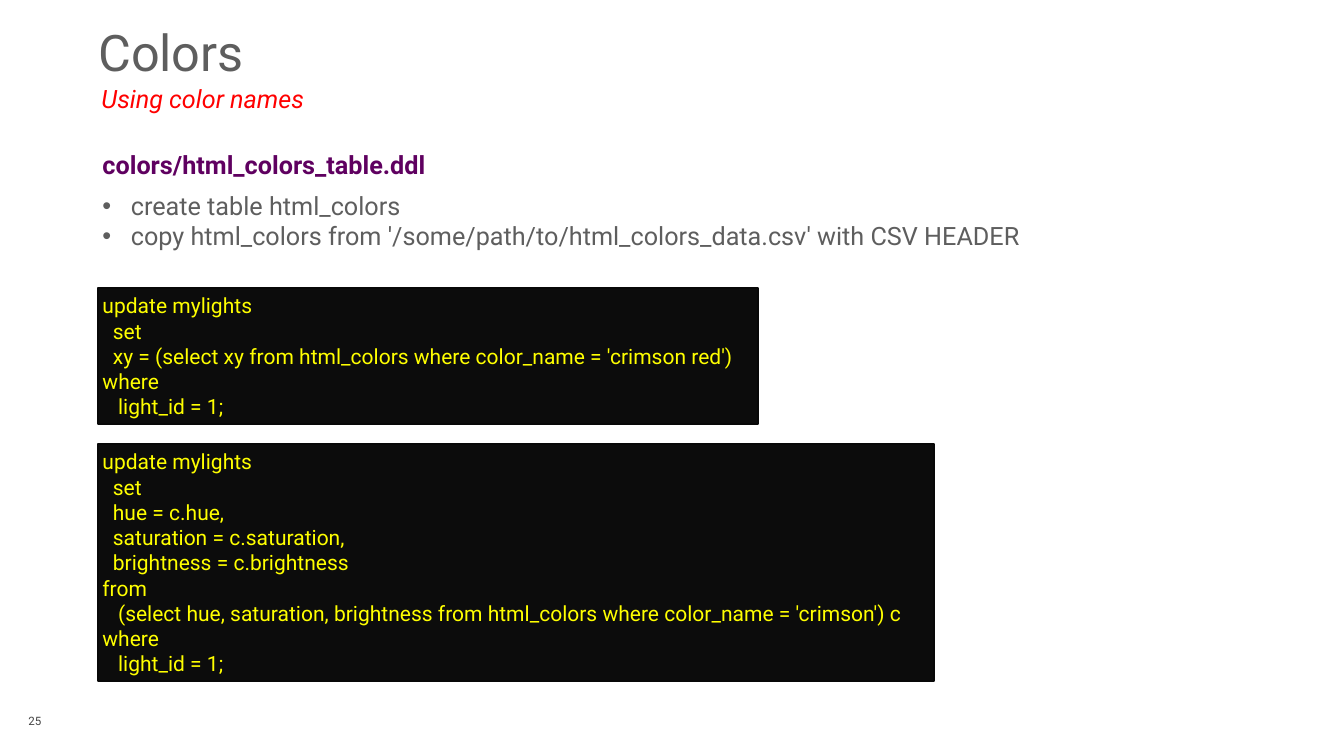
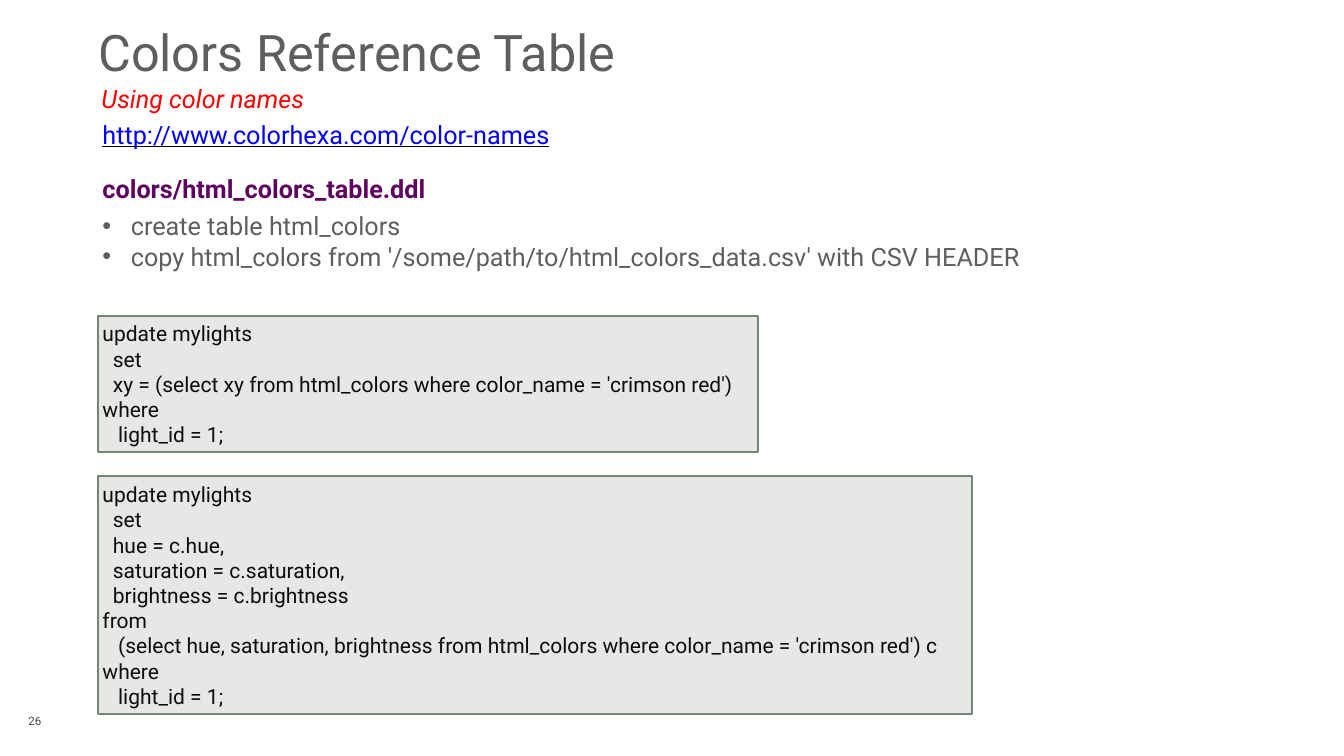
Before and after one commit to rotten/hue-multicorn-postgresql-fdw, a slide deck: slide 26 of extra/Database_Of_Things_PGConf_US_2015.pptx (slide 25 before the commit). Drawn at 1344x756 pixels with LibreOffice and Linux fonts; fonts in the diff are those of the drawing; background and template pictures are left out. Boxes give left, top, right and bottom in pixels: in the first picture for what was removed or moved away, otherwise in the second. Text is boxed around its words. In the diff, an @@ line names an element or a change of style, - is before the commit and + after.

```diff
--- a/extra/Database_Of_Things_PGConf_US_2015.pptx
+++ b/extra/Database_Of_Things_PGConf_US_2015.pptx
@@ title at <box>98,32,615,72</box>: text changed @@
-Colors
+Colors Reference Table
@@ text added at <box>102,125,549,149</box>, 24 pt, text #0000FF, underline @@
+http://www.colorhexa.com/color-names
@@ text "colors/html_colors_table.ddl": place and size @@
-text "colors/html_colors_table.ddl" at <box>102,155,425,177</box>
+text "colors/html_colors_table.ddl" at <box>102,179,425,201</box>
@@ text "create table html_colors": place and size @@
-text "create table html_colors" at <box>131,196,1019,251</box>
+text "create table html_colors" at <box>131,216,1019,272</box>
@@ rectangle "update mylights": place and size @@
-rectangle "update mylights" at <box>98,288,758,424</box>
+rectangle "update mylights" at <box>98,316,758,452</box>
@@ rectangle "update mylights" at <box>98,316,758,452</box>: text colour #FFFF00 to #0C0C0C; fill #0C0C0C to #E7E7E7; outline #090909 2 pt to #718674 2 pt @@
@@ rectangle "update mylights": place and size @@
-rectangle "update mylights" at <box>98,444,934,681</box>
+rectangle "update mylights" at <box>98,476,972,714</box>
@@ rectangle "update mylights" at <box>98,476,972,714</box>: fill #0C0C0C to #E7E7E7; outline #090909 2 pt to #718674 2 pt @@
@@ text in rectangle at <box>102,486,349,709</box>: text colour #FFFF00 to #0C0C0C in "update mylights", "set", "hue = c.hue,", "saturation = c.saturation," and 4 more places @@
@@ text in rectangle at <box>118,636,937,658</box>: text changed; text colour #FFFF00 to #0C0C0C @@
-(select hue, saturation, brightness from html_colors where color_name = 'crimson') c
+(select hue, saturation, brightness from html_colors where color_name = 'crimson red') c
```
Also in this commit, not shown: 14 other slides changed, 2 slides added, 2 other files.
